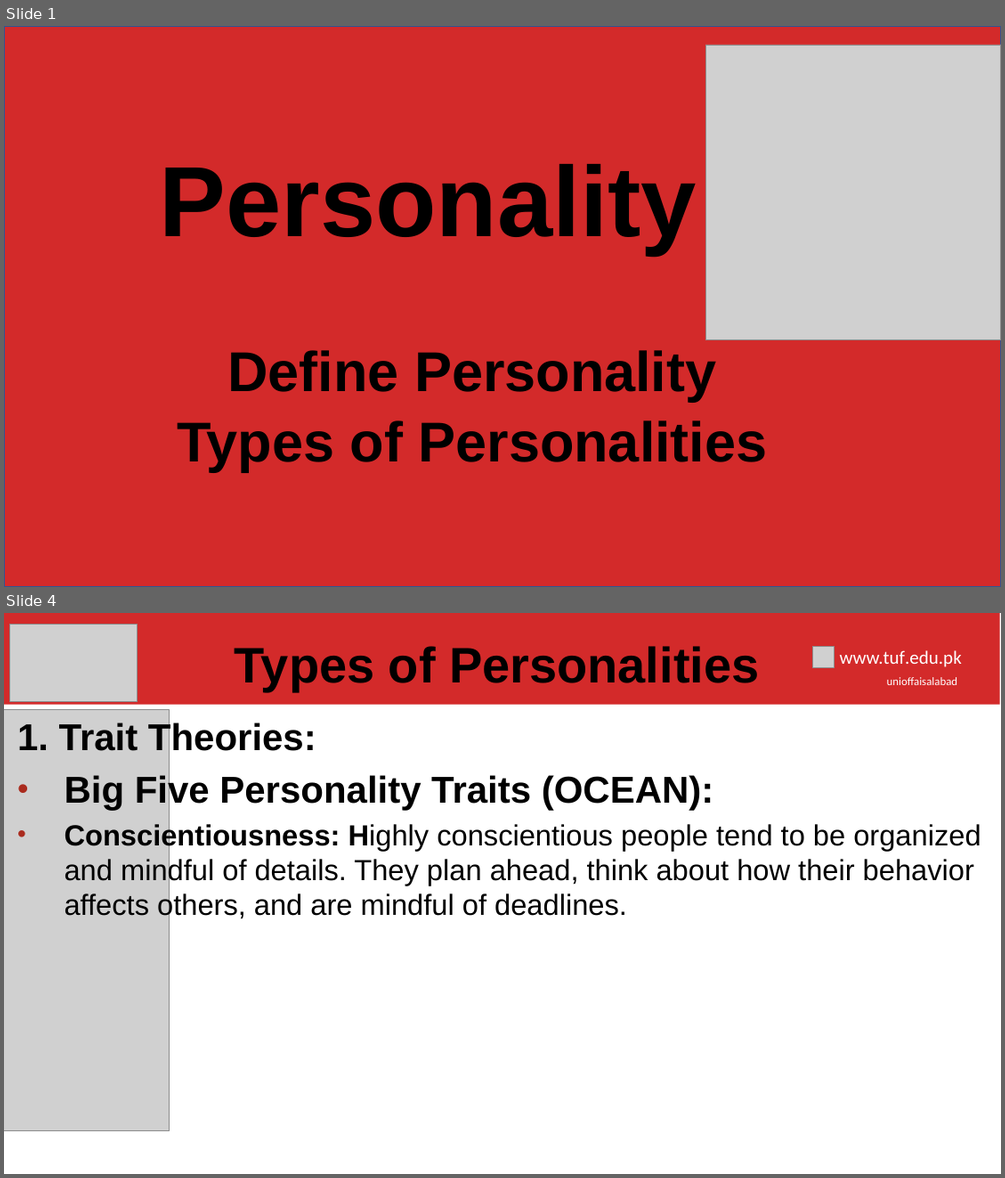
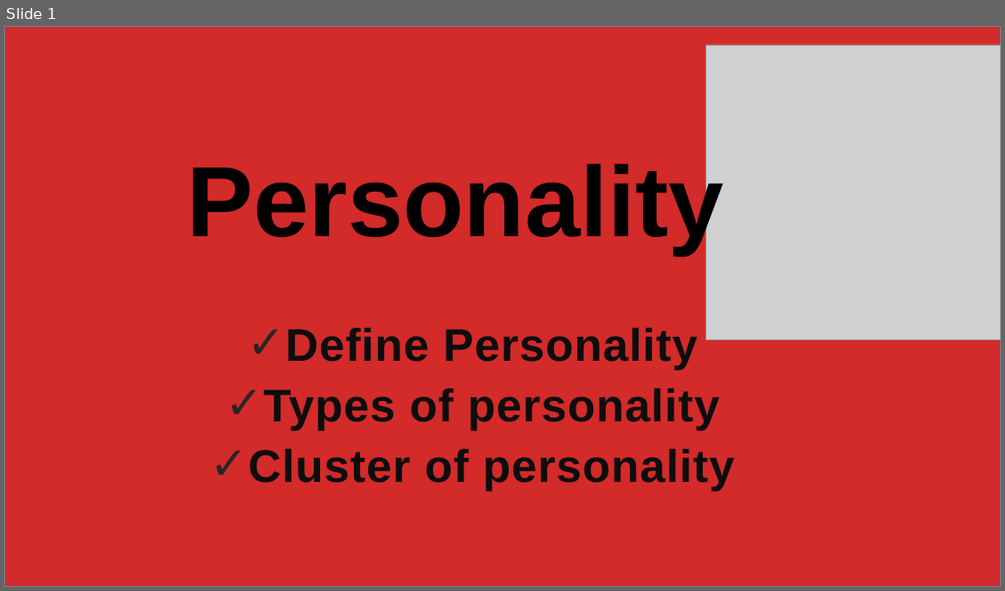
Before and after one commit to hamnasz/Semester-IV, a slide deck: Psychology/Mids/Slides/Lecture # 6.pptx. Shown one above the other, each under a label of ours: slides 1 and 4 before the commit, slide 1 after it; the slides between them are not shown. The pictures are 1005x1178 and 1005x591 pixels, drawn with LibreOffice and Linux fonts; fonts in the diff are those of the drawing; grey boxes stand for pictures; background and template pictures are left out. Boxes give left, top, right and bottom in pixels: in the first picture for what was removed or moved away, otherwise in the second. Text is boxed around its words. In the diff, an @@ line names an element or a change of style, - is before the commit and + after.

```diff
--- a/Psychology/Mids/Slides/Lecture # 6.pptx
+++ b/Psychology/Mids/Slides/Lecture # 6.pptx
@@ slide 4 removed at (4, 613, 1001, 1174), background #FFFFFF @@
@@ picture removed at (10, 625, 138, 701) @@
@@ text removed at (235, 646, 759, 690) @@
-Types of Personalities
@@ group removed at (4, 613, 999, 705): 2 texts, 1 rectangle, 1 picture @@
-unioffaisalabad
-www.tuf.edu.pk
@@ picture removed at (4, 710, 170, 1131) @@
@@ text removed at (17, 721, 980, 920) @@
-1. Trait Theories:
-• Big Five Personality Traits (OCEAN):
-• Conscientiousness: Highly conscientious people tend to be organized and mindful of details. They plan ahead, think about how their behavior affects others, and are mindful of deadlines.
@@ slide 1 changed as well @@
@@ rectangle at (4, 26, 1001, 587): outline #325491 1 pt to #6D879B 1 pt @@
@@ rectangle added at (111, 130, 894, 483), fill #FFFFFF @@
@@ text "Personality" rewrapped from (160, 164, 696, 254) to (187, 157, 724, 254) @@
@@ subtitle "Define Personality": place and size @@
-subtitle "Define Personality" at (177, 350, 768, 472)
+subtitle "Define Personality" at (248, 328, 735, 491)
@@ subtitle at (285, 328, 697, 370): size 54 to 44 pt, text colour #000000 to #0D0D0D, letter spacing 0 to 0.8 pt in "Define Personality"; bullet none to ✓; line spacing 0.9 to 1.1; less space between paragraphs @@
@@ subtitle at (248, 388, 735, 491): text changed; size 54 to 44 pt; text colour #000000 to #0D0D0D @@
-Types of Personalities
+✓ Types of personality
+✓ Cluster of personality
```
Also in this commit, not shown: 2 other slides changed, 9 slides added, 8 other slides removed, 4 other files.
